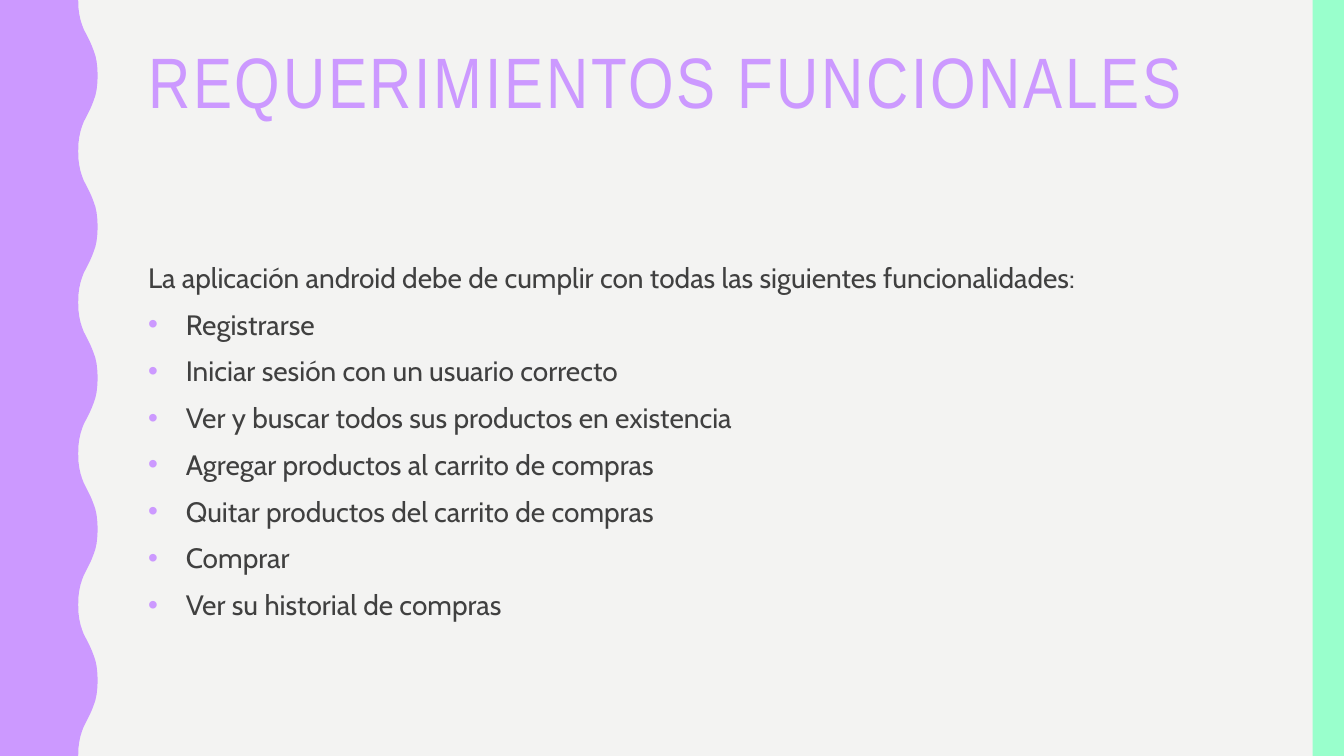
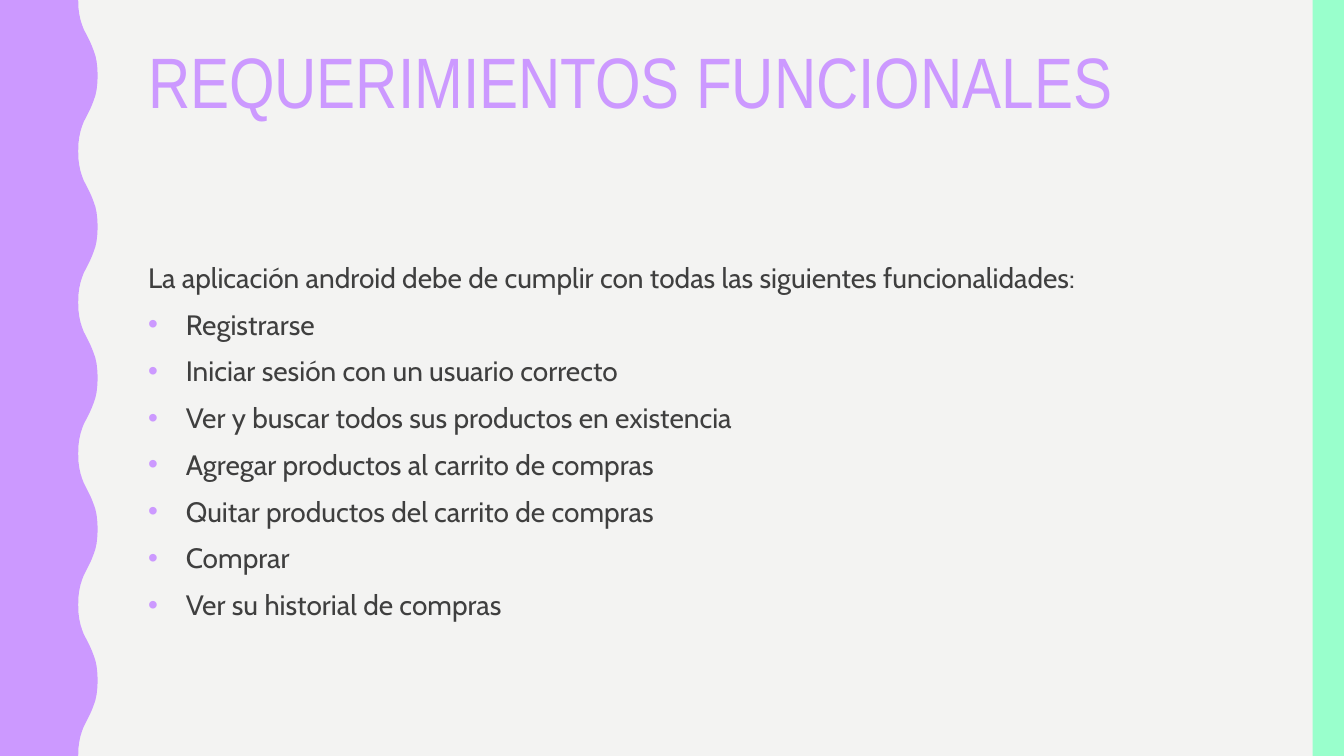
Before and after one commit to Juanito98/Colors, a slide deck: slide 4 of Presentacion.pptx. Drawn at 1344x756 pixels with LibreOffice and Linux fonts; fonts in the diff are those of the drawing. Boxes give left, top, right and bottom in pixels: in the first picture for what was removed or moved away, otherwise in the second. Text is boxed around its words. In the diff, an @@ line names an element or a change of style, - is before the commit and + after.

```diff
--- a/Presentacion.pptx
+++ b/Presentacion.pptx
@@ title "REQUERIMIENTOS FUNCIONALES" at [148, 58, 1112, 122]: letter spacing 2 to 0 pt @@
```
Also in this commit, not shown: 11 other slides changed, 2 slides added, 2 slides removed.
